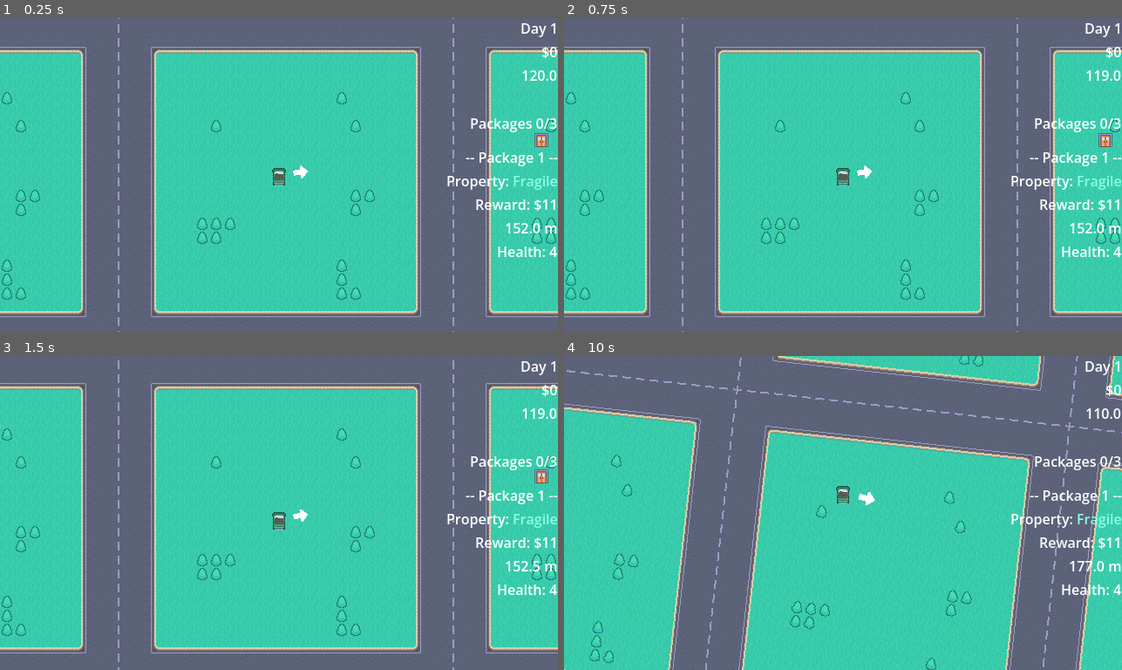
Above: before the commit, frames 1-4 (two rows, left to right).
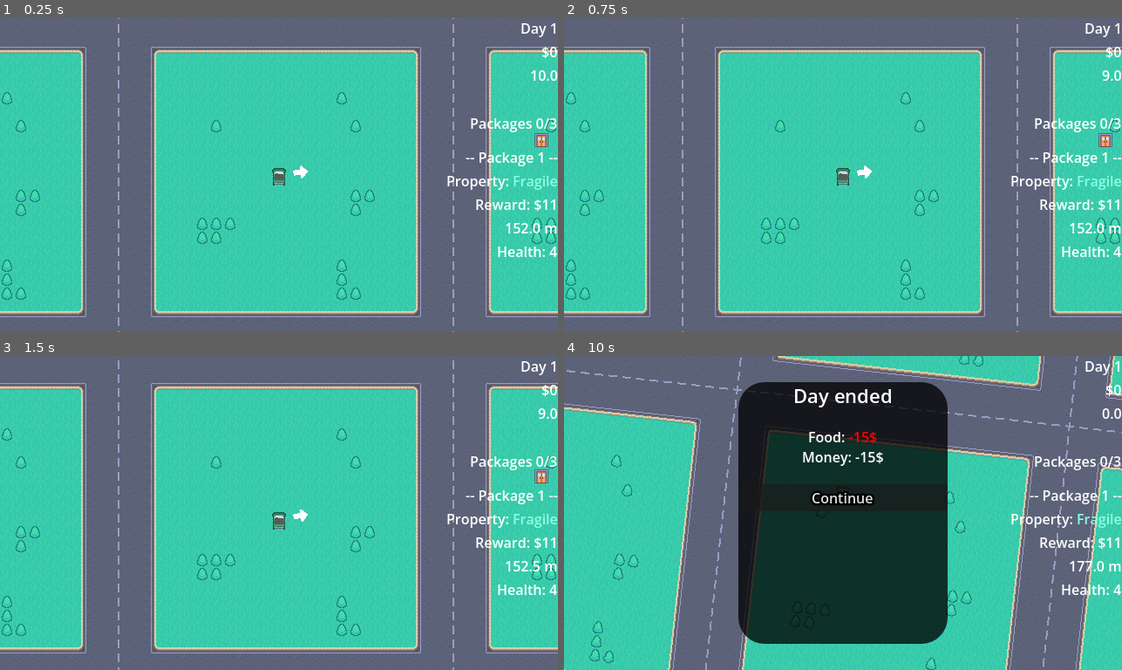
Above: after the commit, the same moments.

Repository: ruben-velasquez/rush-and-deliver
Game: Godot game, scene res://scenes/main.tscn
Same seed, same stepped clock (60 frames per second), same inputs: the game is played once before the commit and once after it.
Inputs:
- Up to frame 1 (0.25 s): no input
- Up to frame 2 (0.75 s): tap Enter at 0.5 s; hold D (right) from 0.53 s (still down)
- Up to frame 3 (1.5 s): tap Space at 1.25 s; release D (right) at 1.28 s; hold S (down) from 1.28 s (still down)
- Up to frame 4 (10 s): release S (down) at 2.03 s; hold D (right) 2.03-2.78 s; hold W (up) 2.78-3.53 s; hold A (left) 3.53-5.03 s; hold S (down) 5.03-5.78 s; hold D (right) 5.78-6.53 s; hold W (up) 6.53-7.28 s; hold D (right) 7.28-8.03 s; hold S (down) 8.03-8.78 s; hold A (left) 8.78-9.53 s; hold W (up) from 9.53 s (still down)

The runs differ from the first frame. In frame 1, 0.1% of the frame differs, in the area x 93-100%, y 16-20%; in frame 2, 0.1%; in frame 3, 0.1%; in frame 4, 31%, in the area x 31-100%, y 8-92%.

Commit message:
feat: add custom data to the day ended popup

Diff:
--- a/scenes/finish_popup.tscn
+++ b/scenes/finish_popup.tscn
@@ -1,6 +1,7 @@
 [gd_scene format=3 uid="uid://dbag44bo4lmxn"]
 
 [ext_resource type="Script" uid="uid://bk7l3nkmi2rqp" path="res://scripts/change_scene_button.gd" id="1_ifh4c"]
+[ext_resource type="Script" uid="uid://bu8my4i183i63" path="res://scripts/day_ended_popup.gd" id="1_vrxb5"]
 
 [sub_resource type="StyleBoxFlat" id="StyleBoxFlat_tefeu"]
 corner_radius_top_left = 30
@@ -8,13 +9,15 @@
 corner_radius_bottom_right = 30
 corner_radius_bottom_left = 30
 
-[node name="FinishPopup" type="Control" unique_id=537636974]
+[node name="FinishPopup" type="Control" unique_id=537636974 node_paths=PackedStringArray("info")]
 layout_mode = 3
 anchors_preset = 15
 anchor_right = 1.0
 anchor_bottom = 1.0
 grow_horizontal = 2
 grow_vertical = 2
+script = ExtResource("1_vrxb5")
+info = NodePath("Panel/VBoxContainer/RichTextLabel")
 
 [node name="Panel" type="Panel" parent="." unique_id=1210702564]
 self_modulate = Color(0.0032575415, 0.0010381765, 0, 0.7647059)
@@ -47,9 +50,12 @@
 text = "Day ended"
 horizontal_alignment = 1
 
-[node name="Label" type="Label" parent="Panel/VBoxContainer" unique_id=864583107]
+[node name="RichTextLabel" type="RichTextLabel" parent="Panel/VBoxContainer" unique_id=5753341]
 layout_mode = 2
-text = "Food: -15$"
+bbcode_enabled = true
+text = "Food: [color=red]-15$[/color]
+Money: 50$"
+fit_content = true
 horizontal_alignment = 1
 
 [node name="ContinueButton" type="Button" parent="Panel/VBoxContainer" unique_id=2143320266]
--- a/scenes/game_ui.tscn
+++ b/scenes/game_ui.tscn
@@ -51,7 +51,6 @@
 timer = NodePath("Timer")
 
 [node name="Timer" type="Timer" parent="Layout/Info/TimerLabel" unique_id=154884662]
-wait_time = 120.0
 one_shot = true
 
 [node name="PackagesInfo" type="VBoxContainer" parent="Layout" unique_id=1843767937 node_paths=PackedStringArray("packa …(197 unchanged characters)…
--- /dev/null
+++ b/scripts/day_ended_popup.gd
@@ -0,0 +1,17 @@
+extends Control
+class_name DayEndedPopUp
+
+@export var info: RichTextLabel
+
+func setup():
+	var daily_costs = GameManager.daily_costs
+	var money_amount = GameManager.current_score
+	var new_money_amount = money_amount
+	var output = ""
+
+	for fee in daily_costs:
+		new_money_amount -= fee.amount
+		output += "%s: [color=red]-%s$[/color]\n" % [fee.name.capitalize(), fee.amount]
+
+	output += "Money: %s$" % [new_money_amount]
+	info.text = output
--- a/scripts/game_manager.gd
+++ b/scripts/game_manager.gd
@@ -9,6 +9,19 @@
 
 var packages: Array[Package]
 var currentPackage: int = 0
+
+class DailyCost:
+	var name: String
+	var amount: int
+
+var daily_costs: Array[DailyCost] = [
+	(func () -> DailyCost:
+	var _a = DailyCost.new()
+	_a.name = "Food"
+	_a.amount = 15
+	return _a
+	).call()
+]
 
 var player: PlayerController
 
@@ -28,5 +41,7 @@
 	on_score_updated.emit()
 
 func next_day():
+	for fee in daily_costs:
+		AddScore(-fee.amount)
 	current_day += 1
 	scene_manager.reload_scene()
--- a/scripts/timer.gd
+++ b/scripts/timer.gd
@@ -1,10 +1,12 @@
 extends Label
 
 @export var timer: Timer
+const DAY_DURATION_SEG: float = 10
 
 # Called when the node enters the scene tree for the first time.
 func _ready() -> void:
 	GameManager.current_timer = timer
+	timer.wait_time = DAY_DURATION_SEG
 	timer.timeout.connect(GameManager.on_timer_end.emit)
 	timer.start()
 
--- a/scripts/ui_manager.gd
+++ b/scripts/ui_manager.gd
@@ -1,6 +1,6 @@
 extends CanvasLayer
 
-@export var finish_popup: Control
+@export var finish_popup: DayEndedPopUp
 
 # Called when the node enters the scene tree for the first time.
 func _ready() -> void:
@@ -11,3 +11,4 @@
 func show_finish_popup():
 	finish_popup.process_mode = Node.PROCESS_MODE_INHERIT
 	finish_popup.show()
+	finish_popup.setup()
Not shown, added: scripts/day_ended_popup.gd.uid
